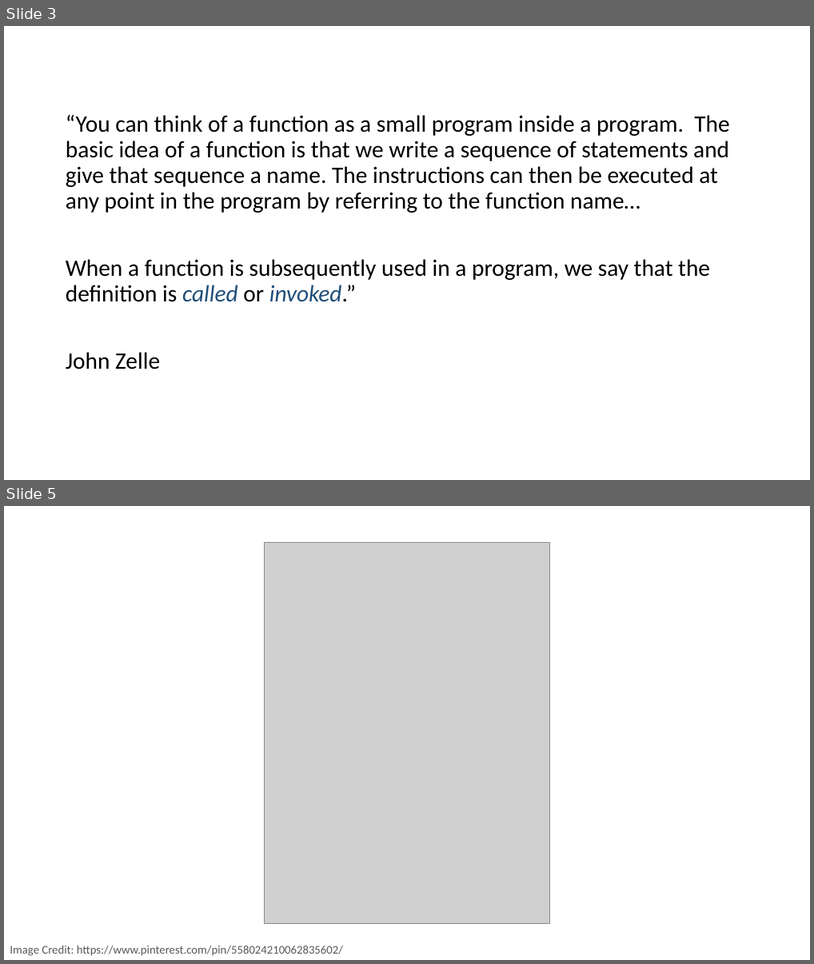
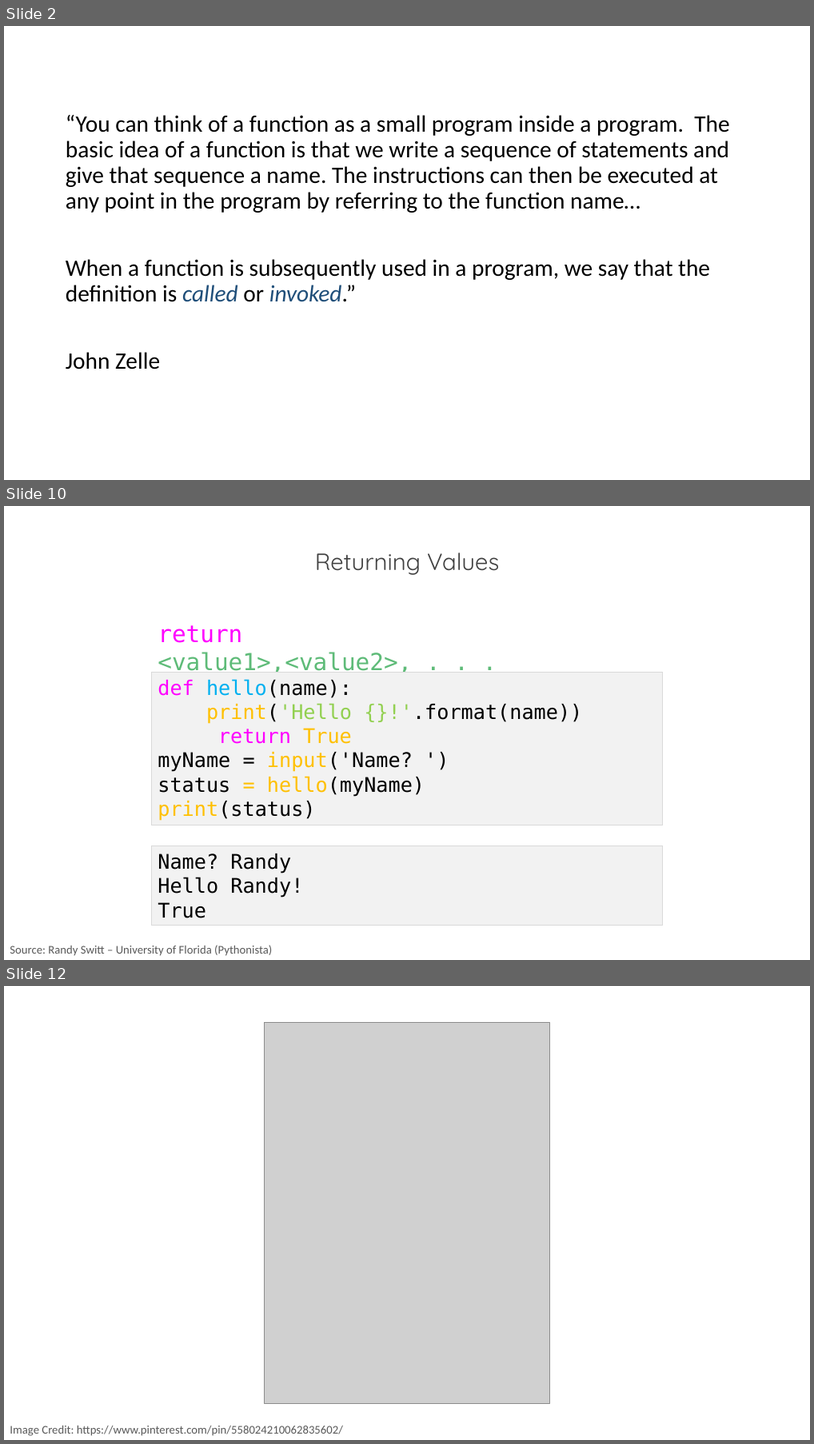
Before and after one commit to PracticumAI/python, a slide deck: presentations/03_functions.pptx. Shown one above the other, each under a label of ours: slides 3 and 5 before the commit, slides 2, 10 and 12 after it; the slides between them are not shown. The pictures are 814x964 and 814x1444 pixels, drawn with LibreOffice and Linux fonts; fonts in the diff are those of the drawing; grey boxes stand for pictures. Boxes give left, top, right and bottom in pixels: in the first picture for what was removed or moved away, otherwise in the second. Text is boxed around its words. In the diff, an @@ line names an element or a change of style, - is before the commit and + after.

```diff
--- a/presentations/03_functions.pptx
+++ b/presentations/03_functions.pptx
@@ slide 10 added at (4, 506, 810, 960), background #FFFFFF @@
@@ text added at (315, 552, 499, 575), 28 pt, text #404040 @@
+Returning Values
@@ text added at (158, 625, 412, 672), 28 pt, text #5EBB78 @@
+return <value1>,<value2>, . . .
@@ rectangle added at (152, 672, 662, 824), fill #F2F2F2, outline #D9D9D9 0.75 pt, 24 pt, text #000000 @@
+def hello(name):
+print('Hello {}!'.format(name))
+return True
+myName = input('Name? ')
+status = hello(myName)
+print(status)
@@ rectangle added at (152, 846, 662, 925), fill #F2F2F2, outline #D9D9D9 0.75 pt, 24 pt, text #000000 @@
+Name? Randy
+Hello Randy!
+True
@@ text added at (10, 944, 272, 956), 14 pt, text #595959 @@
+Source: Randy Switt – University of Florida (Pythonista)
@@ what was slide 3 is now slide 2 @@
@@ what was slide 5 is now slide 12 @@
```
Also in this commit, not shown: 3 slides changed, 8 other slides added, 3 slides removed, 2 other files.
